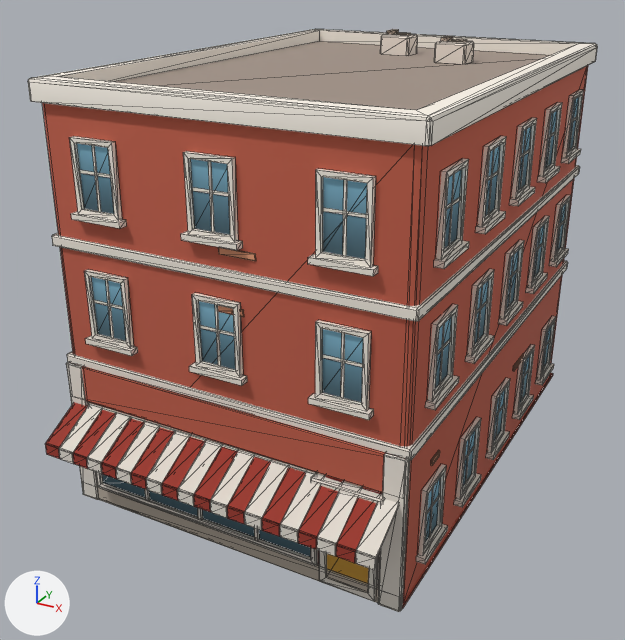
Two versions of the glTF model newcity/art/kit/boylston_s10.glb, one commit apart.
Both versions are drawn from a 50 mm camera at (11.1, -22.5, 14.9) aimed at (-0.4, -1.7, 4.4). Lighting does not change. The marker at lower left points along +X, +Y and +Z. The picture after the commit comes second. Mesh edges are drawn as thin lines. Vertices at exactly the same position are counted once.

In view in the first picture: 'boylston_s10'.
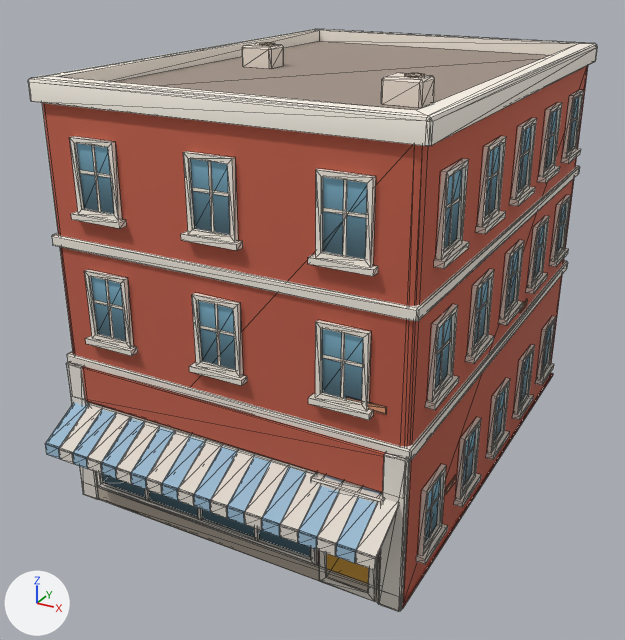
Location of each change, [x1, y1, x2, y2] in pixels of the pictures (625 x 640 px; the box of a moved part takes in the faces that stretch with it):
```json
{"part": 1, "of": "me_boylston_s10", "change": "moved or reshaped", "before": [218, 247, 256, 261], "on screen": "not visible afterwards"}
{"part": 2, "of": "me_boylston_s10", "change": "moved or reshaped", "before": [452, 39, 467, 42], "after": [405, 73, 425, 78]}
{"part": 3, "of": "me_boylston_s10", "change": "moved or reshaped", "before": [434, 41, 474, 64], "after": [381, 73, 435, 108]}
{"part": 4, "of": "me_boylston_s10", "change": "moved or reshaped", "before": [397, 32, 411, 35], "after": [259, 43, 275, 46]}
{"part": 5, "of": "me_boylston_s10", "change": "moved or reshaped", "before": [381, 34, 418, 56], "after": [242, 43, 284, 69]}
{"part": 6, "of": "me_boylston_s10", "change": "deleted", "before": [441, 36, 453, 42]}
{"part": 7, "of": "me_boylston_s10", "change": "deleted", "before": [387, 29, 399, 35]}
{"part": 8, "of": "me_boylston_s10", "change": "moved or reshaped", "before": [218, 305, 244, 317], "after": [346, 397, 387, 414]}
{"part": 9, "of": "me_boylston_s10", "change": "moved or reshaped", "before": [513, 354, 524, 371], "after": [519, 299, 528, 313]}
{"part": 10, "of": "me_boylston_s10", "change": "moved or reshaped", "before": [431, 450, 440, 466], "after": [445, 475, 456, 495]}
{"part": 11, "of": "me_boylston_s10", "change": "surface changed", "before": [45, 402, 382, 563], "after": [45, 402, 382, 563], "on screen": "red to blue"}
```

The change, as JSON lines over the scene's bpy script:
```json
{"block": "me_boylston_s10", "where": "# used by ob_boylston_s10; location = (0.0, 0.0, 0.0)"}
{"op": "remove", "block": "me_boylston_s10", "code": "me_boylston_s10.from_pydata(...)  # 1932 vertices, 2630 faces; spans x -5.2..5.2, y -8.4..7.2, z 0.0..12.2"}
{"op": "add", "block": "me_boylston_s10", "code": "me_boylston_s10.from_pydata(...)  # 1916 vertices, 2610 faces; spans x -5.2..5.2, y -8.4..7.2, z 0.0..12.1"}
{"block": "me_boylston_s10", "change": "me_boylston_s10 part 1: the loose piece of 16 vertices spanning x 0.1..1.1, y -7.0, z 8.3..8.4 is moved by (3.0, 0.0, -6.4)"}
{"block": "me_boylston_s10", "change": "me_boylston_s10 part 2: the loose piece of 16 vertices spanning x 1.6..2.1, y 3.2..3.7, z 12.1 is moved by (1.6, -7.4, 0.0)"}
{"block": "me_boylston_s10", "change": "me_boylston_s10 part 3: the loose piece of 20 vertices spanning x 1.2..2.2, y 3.1..3.9, z 11.5..12.1 is moved by (1.6, -7.4, 0.0)"}
{"block": "me_boylston_s10", "change": "me_boylston_s10 part 4: the loose piece of 16 vertices spanning x -0.7..-0.2, y 4.4..4.8, z 12.1 is moved by (-2.3, -4.7, 0.0)"}
{"block": "me_boylston_s10", "change": "me_boylston_s10 part 5: the loose piece of 20 vertices spanning x -1.1..-0.1, y 4.2..5.0, z 11.5..12.1 is moved by (-2.3, -4.7, 0.0)"}
{"block": "me_boylston_s10", "change": "me_boylston_s10 part 6: the loose piece of 8 vertices spanning x 1.3..1.5, y 3.2..3.7, z 12.1..12.2 is deleted"}
{"block": "me_boylston_s10", "change": "me_boylston_s10 part 7: the loose piece of 8 vertices spanning x -1.0..-0.8, y 4.3..4.8, z 12.1..12.2 is deleted"}
{"block": "me_boylston_s10", "change": "me_boylston_s10 part 8: 48 vertices moved from x -0.1..3.7, y -7.0, z 3.2..7.0 to x -0.8..4.4, y -7.0, z 3.7..5.4"}
{"block": "me_boylston_s10", "change": "me_boylston_s10 part 9: 16 vertices moved from x 5.0, y 1.3..2.3, z 2.7..2.9 to x 5.0, y 1.4..2.1, z 4.7..4.8"}
{"block": "me_boylston_s10", "change": "me_boylston_s10 part 10: 16 vertices moved from x 5.0, y -5.5..-5.0, z 3.2..3.4 to x 5.0, y -4.3..-3.5, z 1.6..1.8"}
{"block": "me_boylston_s10", "change": "me_boylston_s10 part 11: 212 kept faces spanning x -5.0..5.0, y -8.4..5.9, z 1.0..10.4 get new texture (UV) coordinates"}
{"block": "me_boylston_s10", "change": "other edits to the shape of me_boylston_s10 do not show in these pictures"}
```
